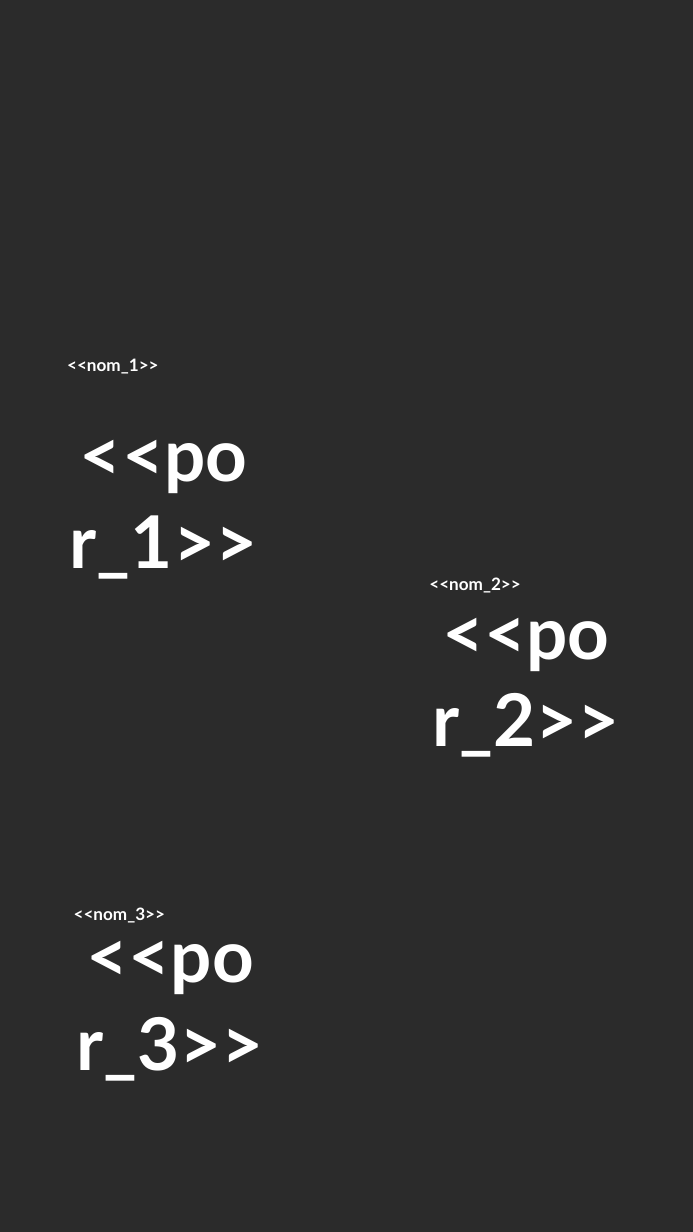
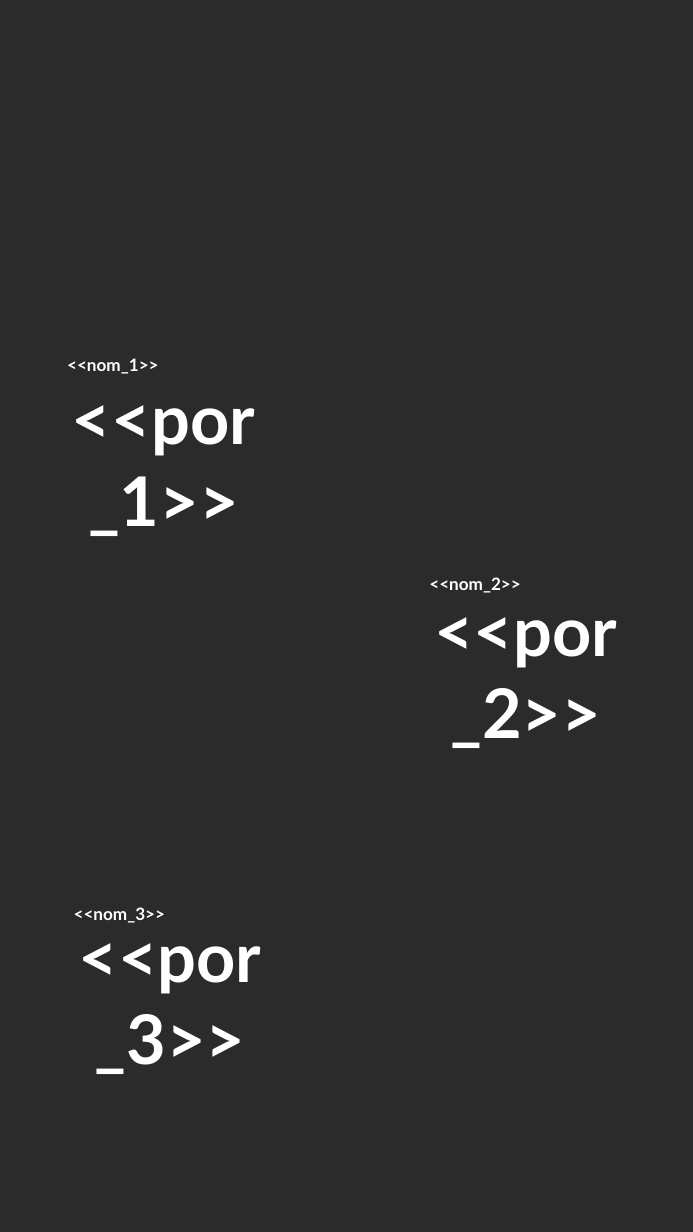
Before and after one commit to gero-educacion/reportgen, a slide deck: slide 1 of assets/template_desempatador.pptx. Drawn at 693x1232 pixels with LibreOffice and Linux fonts; fonts in the diff are those of the drawing; background and template pictures are left out; a plain dark background stands for a picture behind light text. Boxes give left, top, right and bottom in pixels: in the first picture for what was removed or moved away, otherwise in the second. Text is boxed around its words. In the diff, an @@ line names an element or a change of style, - is before the commit and + after.

```diff
--- a/assets/template_desempatador.pptx
+++ b/assets/template_desempatador.pptx
@@ size 85 to 80 pt in 3 elements at (x1=78, y1=922, x2=261, y2=1074), (x1=434, y1=617, x2=617, y2=748), (x1=72, y1=405, x2=255, y2=536) @@
@@ text "<<por_1>>" moved from (x1=70, y1=515, x2=258, y2=579) to (x1=72, y1=405, x2=255, y2=536) @@
@@ text "<<por_2>>" moved from (x1=432, y1=693, x2=620, y2=757) to (x1=434, y1=617, x2=617, y2=748) @@
```
Also in this commit, not shown: 1 other file.
